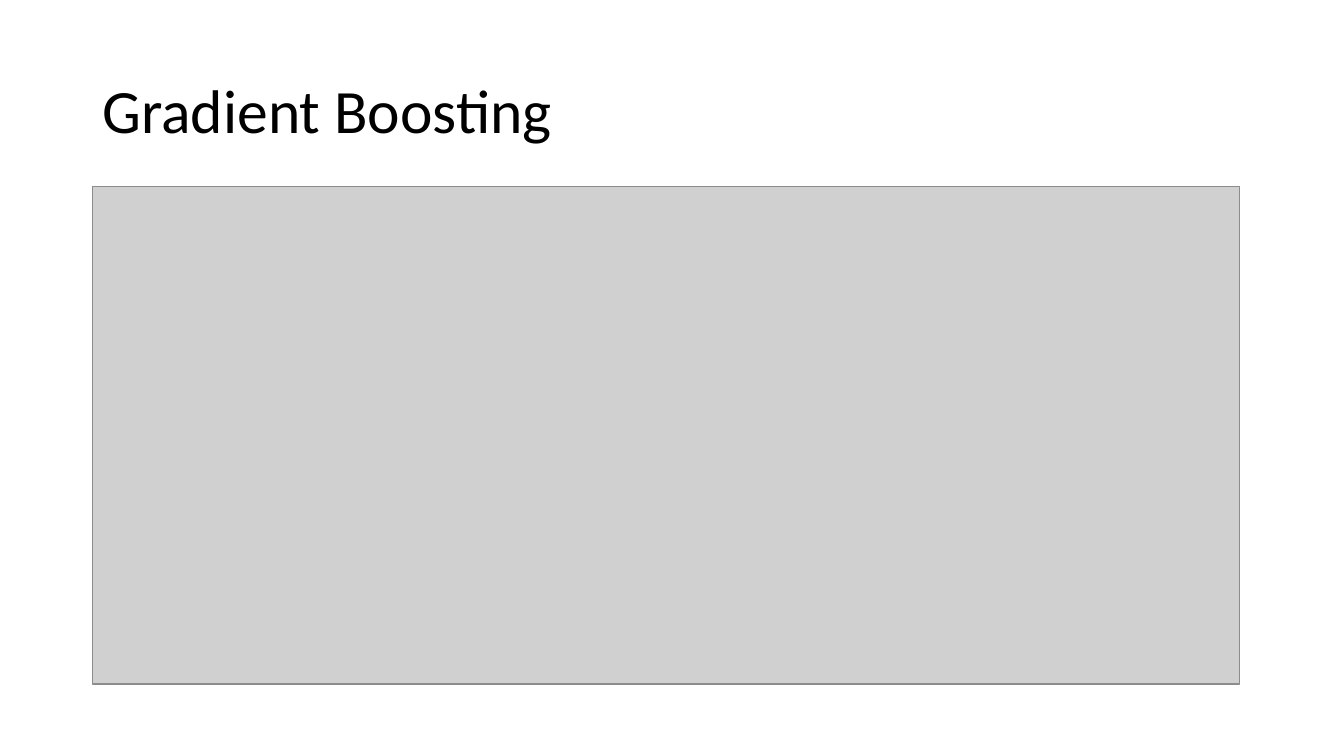
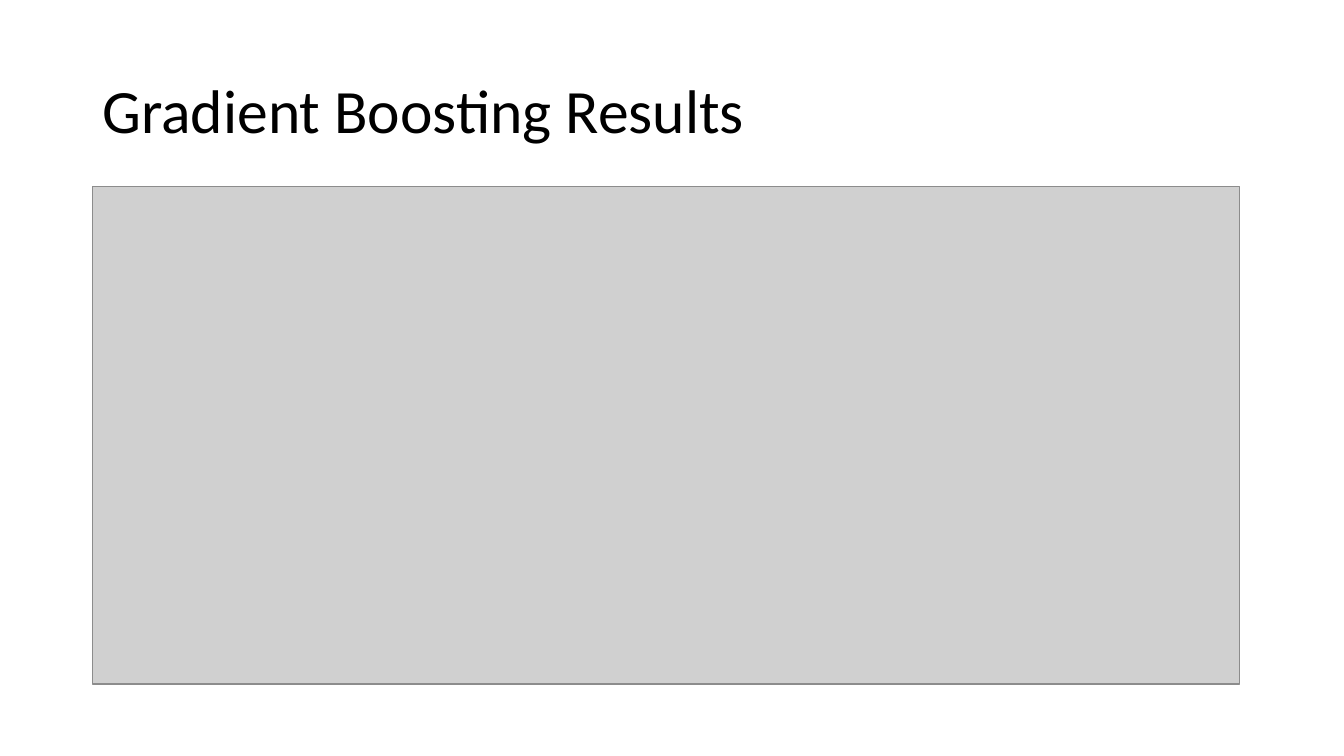
Before and after one commit to harimadhavan2000/P1, a slide deck: slide 19 of GBC_ML1_project_pres.pptx (slide 11 before the commit). Drawn at 1344x756 pixels with LibreOffice and Linux fonts; fonts in the diff are those of the drawing; grey boxes stand for pictures. Boxes give left, top, right and bottom in pixels: in the first picture for what was removed or moved away, otherwise in the second. Text is boxed around its words. In the diff, an @@ line names an element or a change of style, - is before the commit and + after.

```diff
--- a/GBC_ML1_project_pres.pptx
+++ b/GBC_ML1_project_pres.pptx
@@ title at (x1=102, y1=90, x2=744, y2=144): text changed @@
-Gradient Boosting
+Gradient Boosting Results
```
Also in this commit, not shown: 3 other slides changed, 6 slides added, 1 slide removed.
